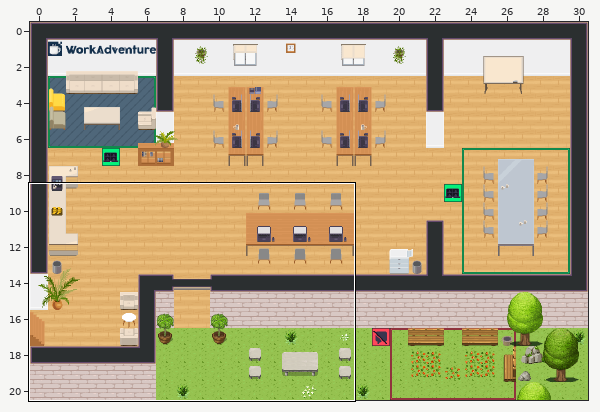
An edit to a level. Tiled map (JSON), office.tmj. The first picture is a wide view before the edit; the outline marks the close-up.
Close-up. Before:
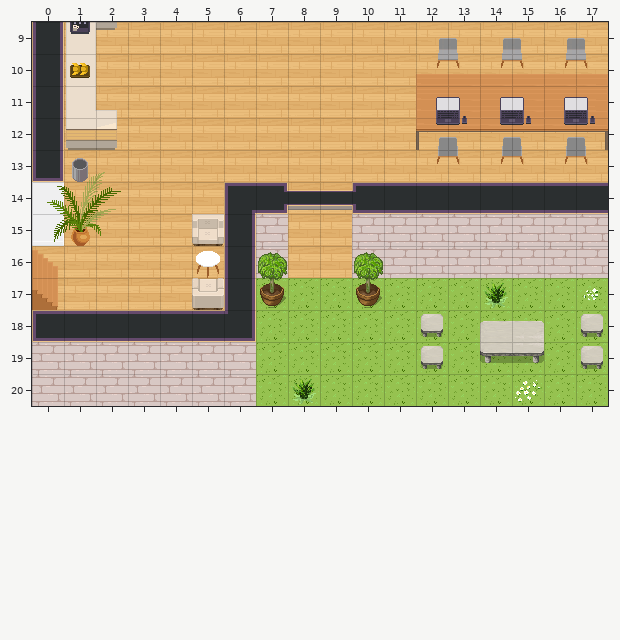
Cells are 32x32 px. Shown: x 0..17, y 9..20. The commit also changed other parts of the map, which this record leaves out.
After the commit:
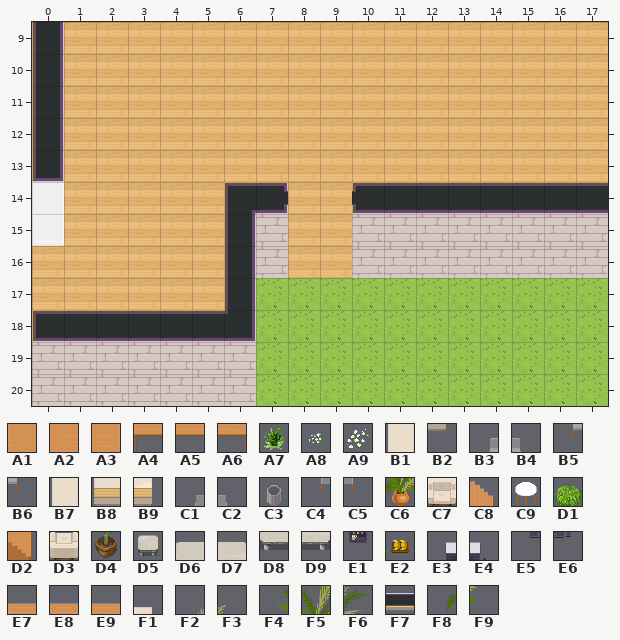
Key: from "Chunk 1": A1 49, A2 50, A3 51, A4 52, A5 53, A6 54, A7 55, A8 56, A9 64, B1 100, B2 101, B3 102, B4 103, B5 106, B6 107, B7 108, B8 109, B9 110, C1 111, C2 112, C3 115, C4 116, C5 117, C6 121, C7 122, C8 123 flipped left-right, C9 124, D1 125, D2 126 flipped left-right, D3 127, D4 128, D5 133, D6 134, D7 135, D8 137, D9 138, E1 156, E2 157, E3 158, E4 159, E5 160, E6 161, E7 172, E8 173, E9 174, F1 175, F2 180, F3 181, F4 182, F5 183, F6 184, F7 185, F8 186, F9 187.
__ is an empty cell.
Tiles replaced or removed in this view: A1, A2, A3, A4, A5, A6, A7, A8, A9, B1, B2, B3, B4, B5, B6, B7, B8, B9, C1, C2, C3, C4, C5, C6, C7, C8, C9, D1, D2, D3, D4, D5, D6, D7, D8, D9, E1, E2, E3, E4, E5, E6, E7, E8, E9, F1, F2, F3, F4, F5, F6, F7, F8, F9.
The edit:
Changed rows in their new state; .. is an unchanged cell.
Layer "furniture/furniture1" (removed):
first column x 12:
11 __ __ __ __ __ __
12 __ __ __ __ __ __
first column x 8:
17 .. .. .. .. .. .. __ .. .. __
20 __ .. .. .. .. .. .. __ .. ..
Layer "furniture/furniture2" (removed):
first column x 0:
 9 .. __ __ .. .. .. .. .. .. .. .. .. __ __ __ __ __ __
10 .. __ .. .. .. .. .. .. .. .. .. .. __ __ __ __ __ __
11 .. __ .. .. .. .. .. .. .. .. .. .. .. .. .. .. .. ..
12 .. __ __ .. .. .. .. .. .. .. .. .. __ __ __ __ __ __
13 .. __ .. .. .. .. .. .. .. .. .. .. __ __ __ __ __ __
15 .. __ .. .. .. __ .. .. .. .. .. .. .. .. .. .. .. ..
16 __ .. .. .. .. __ .. __ .. .. __ .. .. .. .. .. .. ..
17 __ .. .. .. .. __ .. __ .. .. __ .. .. .. .. .. .. ..
18 .. .. .. .. .. .. .. .. .. .. .. .. __ .. __ __ .. __
19 .. .. .. .. .. .. .. .. .. .. .. .. __ .. __ __ .. __
Layer "furniture/furniture3" (removed):
first column x 1:
 9 __ .. .. .. .. .. .. .. .. .. .. .. .. .. .. .. ..
10 __ .. .. .. .. .. .. .. .. .. .. .. .. .. .. .. ..
11 .. .. .. .. .. .. .. .. .. .. .. __ __ __ __ __ __
12 .. .. .. .. .. .. .. .. .. .. .. __ __ __ __ __ __
Layer "above/above1" (removed):
first column x 0:
10 .. .. .. .. .. .. .. .. .. .. .. .. __ __ __ __ __ __
11 .. .. __ .. .. .. .. .. .. .. .. .. .. .. .. .. .. ..
13 .. __ __ .. .. .. .. .. .. .. .. .. .. .. .. .. .. ..
14 __ __ __ .. .. .. .. .. __ __ .. .. .. .. .. .. .. ..
15 __ .. __ .. .. .. .. .. .. .. .. .. .. .. .. .. .. ..
